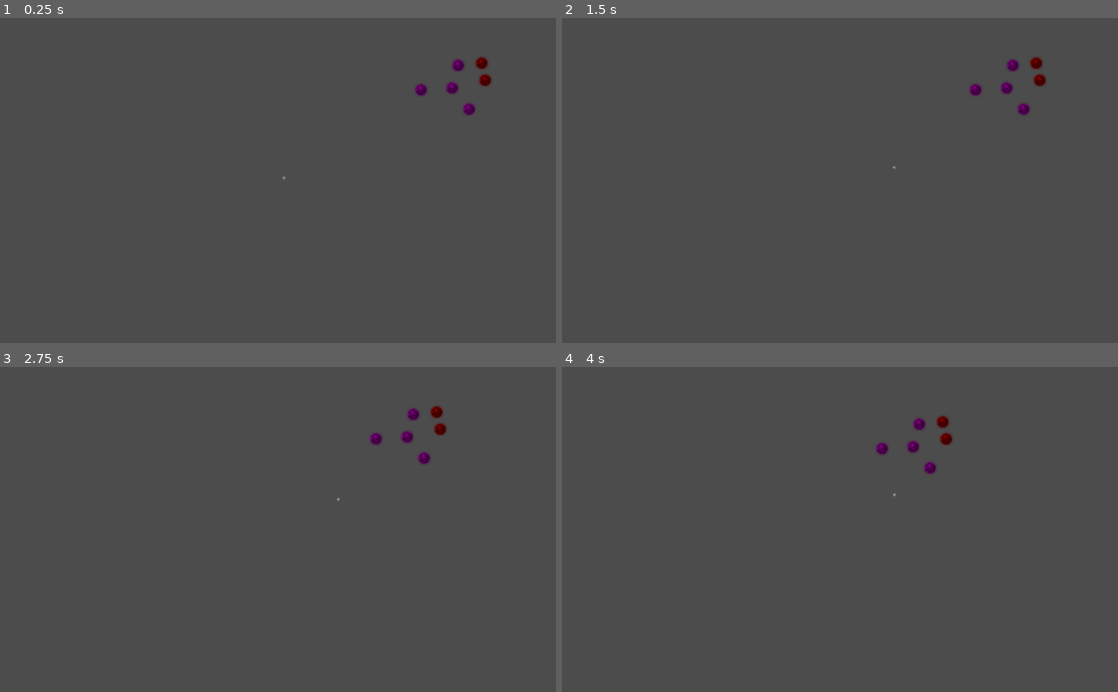
Above: before the commit, frames 1-4 (two rows, left to right).
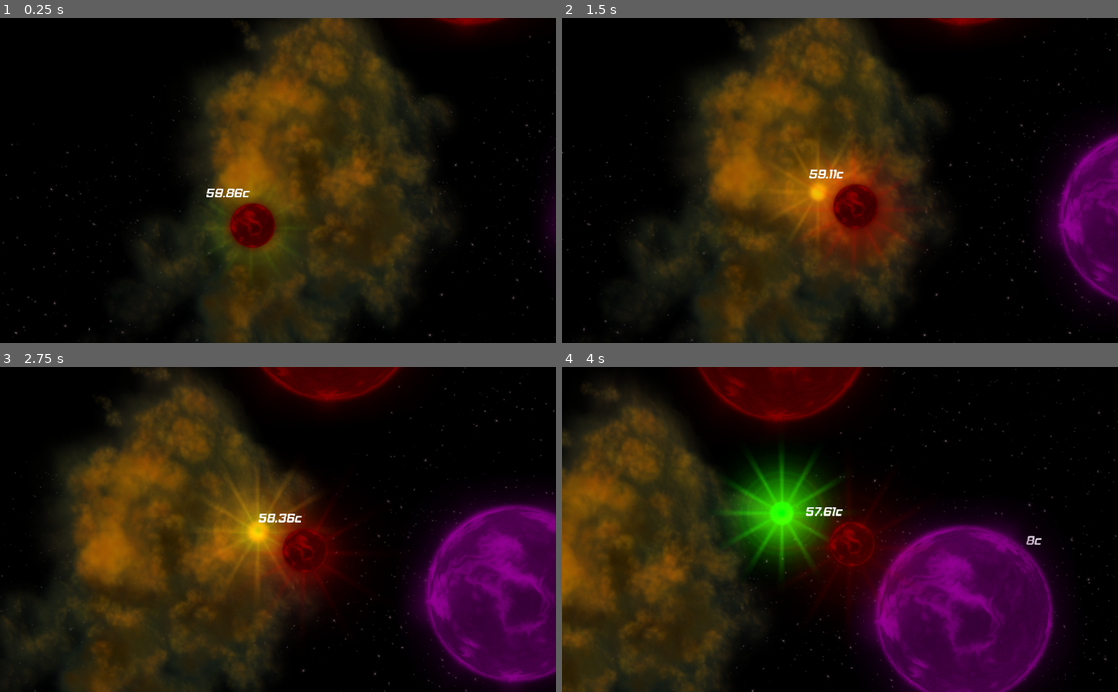
Above: after the commit, the same moments.

Repository: OneSleepyDev/GodotGameJam2018
Game: Godot game, scene res://Main.tscn
The game is run twice, just before and just after one commit, with the same random seed, the same clock (stepped at 60 frames per second) and the same inputs.
Inputs:
- Up to frame 1 (0.25 s): no input
- Up to frame 2 (1.5 s): hold Right (ui_right) 0.53-1.28 s; hold Left (ui_left) from 1.28 s (still down)
- Up to frame 3 (2.75 s): release Left (ui_left) at 2.03 s; hold Right (ui_right) from 2.03 s (still down)
- Up to frame 4 (4 s): release Right (ui_right) at 3.53 s; hold Left (ui_left) from 3.53 s (still down)

The runs differ from the first frame. In frame 1, 100% of the frame differs, in the area x 0-100%, y 0-100%; in frame 2, 100%; in frame 3, 100%; in frame 4, 100%.

Commit message:
Lots of things >_<
Added star to follow so you don't get lost, increased the sun's size. Added text that shows temp for all stars/planets

Diff:
--- a/Main.tscn
+++ b/Main.tscn
@@ -1,8 +1,16 @@
-[gd_scene load_steps=5 format=2]
+[gd_scene load_steps=13 format=2]
 
 [ext_resource path="res://Level.tscn" type="PackedScene" id=1]
 [ext_resource path="res://Planet.tscn" type="PackedScene" id=2]
-[ext_resource path="res://Star.tscn" type="PackedScene" id=3]
+[ext_resource path="res://assets/sun.png" type="Texture" id=3]
+[ext_resource path="res://assets/flare_01_0.png" type="Texture" id=4]
+[ext_resource path="res://Star.tscn" type="PackedScene" id=5]
+[ext_resource path="res://assets/font.ttf" type="DynamicFontData" id=6]
+
+[sub_resource type="CircleShape2D" id=5]
+
+custom_solver_bias = 0.0
+radius = 172.656
 
 [sub_resource type="Curve2D" id=1]
 
@@ -11,6 +19,67 @@
 "points": PoolVector2Array( 0, 0, 0, 0, 537.152, 10677.9, 0, 0, 0, 0, 14889.4, 3360.77 )
 }
 
+[sub_resource type="Curve" id=3]
+
+min_value = -1.0
+max_value = 1.0
+bake_resolution = 100
+_data = [ Vector2( 0, 1 ), 0.0, 0.0, 0, 0, Vector2( 1, 1 ), 0.0, 0.0, 0, 0 ]
+
+[sub_resource type="CurveTexture" id=4]
+
+flags = 4
+width = 2048
+curve = SubResource( 3 )
+
+[sub_resource type="ParticlesMaterial" id=2]
+
+render_priority = 0
+trail_divisor = 1
+emission_shape = 0
+flag_align_y = false
+flag_rotate_y = false
+flag_disable_z = true
+spread = 50.0
+flatness = 0.0
+gravity = Vector3( -10, 20, 0 )
+initial_velocity = 5.0
+initial_velocity_random = 1.0
+angular_velocity = 0.0
+angular_velocity_random = 0.0
+orbit_velocity = 0.0
+orbit_velocity_random = 0.0
+linear_accel = 0.0
+linear_accel_random = 0.0
+radial_accel = 0.0
+radial_accel_random = 0.0
+tangential_accel = 0.0
+tangential_accel_random = 0.0
+damping = 0.0
+damping_random = 0.0
+angle = 0.0
+angle_random = 0.0
+scale = 5.0
+scale_random = 1.0
+color = Color( 1, 1, 1, 1 )
+hue_variation = 1.0
+hue_variation_random = 1.0
+hue_variation_curve = SubResource( 4 )
+anim_speed = 0.0
+anim_speed_random = 0.0
+anim_offset = 0.0
+anim_offset_random = 0.0
+anim_loop = false
+_sections_unfolded = [ "Angle", "Angular Velocity", "Color", "Flags", "Gravity", "Hue Variation", "Initial Velocity", "Scale", "Spread" ]
+
+[sub_resource type="DynamicFont" id=6]
+
+size = 30
+use_mipmaps = false
+use_filter = false
+font_data = ExtResource( 6 )
+_sections_unfolded = [ "Font", "Settings" ]
+
 [node name="Main" type="Node2D" index="0"]
 
 [node name="Map" parent="." index="0" instance=ExtResource( 1 )]
@@ -18,38 +87,159 @@
 position = Vector2( -153.513, -0.589966 )
 cell_size = Vector2( 256, 256 )
 cell_custom_transform = Transform2D( 20, 0, 2, 1, 0, 0 )
-tile_data = PoolIntArray( 786490, 2, 0 )
-
-[node name="Planet" parent="." index="1" instance=ExtResource( 2 )]
-
-position = Vector2( 7286.61, 6336.18 )
-
-[node name="Planet2" parent="." index="2" instance=ExtResource( 2 )]
-
-position = Vector2( 8280.23, 6883.39 )
-_sections_unfolded = [ "Transform", "Z Index" ]
-
-[node name="Planet3" parent="." index="3" instance=ExtResource( 2 )]
-
-position = Vector2( 5915.89, 7239.59 )
-_sections_unfolded = [ "Transform", "Z Index" ]
-
-[node name="Planet4" parent="." index="4" instance=ExtResource( 2 )]
-
-position = Vector2( 7061.92, 7172.48 )
-_sections_unfolded = [ "Transform", "Z Index" ]
-
-[node name="Planet5" parent="." index="5" instance=ExtResource( 2 )]
-
-position = Vector2( 7686.56, 7951.99 )
-_sections_unfolded = [ "Transform", "Z Index" ]
-
-[node name="Planet6" parent="." index="6" instance=ExtResource( 2 )]
-
-position = Vector2( 8151.17, 6253.59 )
-_sections_unfolded = [ "Transform", "Z Index" ]
-
-[node name="Path2D" type="Path2D" parent="." index="7"]
+tile_data = PoolIntArray( 589877, 4, 0, 655411, 4, 0, 983092, 1, 0, 1048620, 1, 0, 1048636, 4, 0, 1179684, 1, 0, 1245214, 0, 0, 1310750, 4, 0, 1310767, 0, 0, 1376294, 4, 0, 1507352, 1, 0, 1507361, 0, 0, 1572900, 1, 0, 1638422, 0, 0, 1638426, 0, 0, 1638428, 4, 0, 1703967, 4, 0, 1769503, 1, 0, 1966100, 1, 0, 2097160, 0, 0, 2228241, 0, 0, 2359301, 4, 0, 2555905, 1, 0, 2555915, 0, 0, 2686975, 4, 0, 2686993, 4, 0 )
+
+[node name="planets" type="Node2D" parent="." index="1"]
+
+position = Vector2( 12912.4, 5793.17 )
+
+[node name="Planet" parent="planets" index="0" instance=ExtResource( 2 )]
+
+position = Vector2( -11346.7, 4796.2 )
+
+[node name="Planet2" parent="planets" index="1" instance=ExtResource( 2 )]
+
+position = Vector2( -11770.3, 4147.54 )
+_sections_unfolded = [ "Transform", "Z Index" ]
+
+[node name="Planet3" parent="planets" index="2" instance=ExtResource( 2 )]
+
+position = Vector2( -10983.6, 3812.94 )
+_sections_unfolded = [ "Transform", "Z Index" ]
+
+[node name="Planet4" parent="planets" index="3" instance=ExtResource( 2 )]
+
+position = Vector2( -10384.5, 4372.76 )
+_sections_unfolded = [ "Transform", "Z Index" ]
+
+[node name="Planet5" parent="planets" index="4" instance=ExtResource( 2 )]
+
+position = Vector2( -10470.2, 3310.33 )
+_sections_unfolded = [ "Transform", "Z Index" ]
+
+[node name="Planet6" parent="planets" index="5" instance=ExtResource( 2 )]
+
+position = Vector2( -9315.43, 3860.61 )
+_sections_unfolded = [ "Transform", "Z Index" ]
+
+[node name="Planet7" parent="planets" index="6" instance=ExtResource( 2 )]
+
+position = Vector2( -9621.86, 2851.74 )
+_sections_unfolded = [ "Transform", "Z Index" ]
+
+[node name="Planet8" parent="planets" index="7" instance=ExtResource( 2 )]
+
+position = Vector2( -5815.29, 1866.99 )
+_sections_unfolded = [ "Transform", "Z Index" ]
+
+[node name="Planet9" parent="planets" index="8" instance=ExtResource( 2 )]
+
+position = Vector2( -8725.11, 2591.81 )
+_sections_unfolded = [ "Transform", "Z Index" ]
+
+[node name="Planet10" parent="planets" index="9" instance=ExtResource( 2 )]
+
+position = Vector2( -7264.76, 1893.91 )
+_sections_unfolded = [ "Transform", "Z Index" ]
+
+[node name="Planet11" parent="planets" index="10" instance=ExtResource( 2 )]
+
+position = Vector2( -6521, 2203.44 )
+_sections_unfolded = [ "Transform", "Z Index" ]
+
+[node name="Planet12" parent="planets" index="11" instance=ExtResource( 2 )]
+
+position = Vector2( -7241.62, 2524.08 )
+_sections_unfolded = [ "Transform", "Z Index" ]
+
+[node name="Planet13" parent="planets" index="12" instance=ExtResource( 2 )]
+
+position = Vector2( -6370.49, 1471.88 )
+_sections_unfolded = [ "Transform", "Z Index" ]
+
+[node name="Planet14" parent="planets" index="13" instance=ExtResource( 2 )]
+
+position = Vector2( -8153.27, 3241.63 )
+_sections_unfolded = [ "Transform", "Z Index" ]
+
+[node name="Planet15" parent="planets" index="14" instance=ExtResource( 2 )]
+
+position = Vector2( -4972.08, 810.307 )
+_sections_unfolded = [ "Transform", "Z Index" ]
+
+[node name="Planet16" parent="planets" index="15" instance=ExtResource( 2 )]
+
+position = Vector2( -5237.63, 1466.35 )
+_sections_unfolded = [ "Transform", "Z Index" ]
+
+[node name="Planet17" parent="planets" index="16" instance=ExtResource( 2 )]
+
+position = Vector2( -4552.16, 1130.75 )
+_sections_unfolded = [ "Transform", "Z Index" ]
+
+[node name="Planet18" parent="planets" index="17" instance=ExtResource( 2 )]
+
+position = Vector2( -5635.81, 1164.97 )
+_sections_unfolded = [ "Transform", "Z Index" ]
+
+[node name="Planet19" parent="planets" index="18" instance=ExtResource( 2 )]
+
+position = Vector2( -3718.02, -354.642 )
+_sections_unfolded = [ "Transform", "Z Index" ]
+
+[node name="Planet24" parent="planets" index="19" instance=ExtResource( 2 )]
+
+position = Vector2( -314.601, -200.202 )
+_sections_unfolded = [ "Transform", "Z Index" ]
+
+[node name="Planet25" parent="planets" index="20" instance=ExtResource( 2 )]
+
+position = Vector2( -1630.21, -509.083 )
+_sections_unfolded = [ "Transform", "Z Index" ]
+
+[node name="Planet20" parent="planets" index="21" instance=ExtResource( 2 )]
+
+position = Vector2( -2265.13, 640.644 )
+_sections_unfolded = [ "Transform", "Z Index" ]
+
+[node name="Planet21" parent="planets" index="22" instance=ExtResource( 2 )]
+
+position = Vector2( -2528.25, -915.205 )
+_sections_unfolded = [ "Transform", "Z Index" ]
+
+[node name="Planet22" parent="planets" index="23" instance=ExtResource( 2 )]
+
+position = Vector2( -1298.45, 291.721 )
+_sections_unfolded = [ "Transform", "Z Index" ]
+
+[node name="Planet23" parent="planets" index="24" instance=ExtResource( 2 )]
+
+position = Vector2( -1584.45, -1418.57 )
+_sections_unfolded = [ "Transform", "Z Index" ]
+
+[node name="sun" type="Sprite" parent="." index="2"]
+
+position = Vector2( 17721.9, 1351.49 )
+scale = Vector2( 20, 20 )
+texture = ExtResource( 3 )
+_sections_unfolded = [ "Transform" ]
+
+[node name="Area2D" type="Area2D" parent="sun" index="0"]
+
+input_pickable = true
+gravity_vec = Vector2( 0, 1 )
+gravity = 98.0
+linear_damp = 0.1
+angular_damp = 1.0
+audio_bus_override = false
+audio_bus_name = "Master"
+
+[node name="CollisionShape2D" type="CollisionShape2D" parent="sun/Area2D" index="0"]
+
+position = Vector2( -17.6799, 13.2599 )
+shape = SubResource( 5 )
+
+[node name="Path2D" type="Path2D" parent="." index="3"]
 
 self_modulate = Color( 0.5, 0.6, 1, 0.7 )
 position = Vector2( 51.623, -30.9737 )
@@ -66,6 +256,80 @@
 loop = true
 lookahead = 4.0
 
-[node name="Star" parent="Path2D/PathFollow2D" index="0" instance=ExtResource( 3 )]
+[node name="Particles2D2" type="Particles2D" parent="Path2D/PathFollow2D" index="0"]
+
+modulate = Color( 0.996094, 0.84471, 0.0272369, 1 )
+show_behind_parent = true
+position = Vector2( 21.5519, -18.3799 )
+emitting = true
+amount = 3
+lifetime = 1.0
+one_shot = false
+preprocess = 0.0
+speed_scale = 1.0
+explosiveness = 0.0
+randomness = 0.0
+fixed_fps = 0
+fract_delta = true
+visibility_rect = Rect2( -100, -100, 200, 200 )
+local_coords = true
+draw_order = 0
+process_material = SubResource( 2 )
+texture = ExtResource( 4 )
+normal_map = null
+h_frames = 1
+v_frames = 1
+_sections_unfolded = [ "Material", "Process Material", "Textures", "Transform", "Visibility" ]
+
+[node name="Star" parent="Path2D/PathFollow2D" index="1" instance=ExtResource( 5 )]
 
 position = Vector2( 21.9922, -21.9004 )
+
+[node name="Particles2D" type="Particles2D" parent="Path2D/PathFollow2D/Star" index="3"]
+
+show_behind_parent = true
+position = Vector2( -0.440247, 3.52051 )
+emitting = true
+amount = 3
+lifetime = 1.0
+one_shot = false
+preprocess = 0.0
+speed_scale = 1.0
+explosiveness = 0.0
+randomness = 0.0
+fixed_fps = 0
+fract_delta = true
+visibility_rect = Rect2( -100, -100, 200, 200 )
+local_coords = true
+draw_order = 0
+process_material = SubResource( 2 )
+texture = ExtResource( 4 )
+normal_map = null
+h_frames = 1
+v_frames = 1
+_sections_unfolded = [ "Material", "Process Material", "Textures", "Transform", "Visibility" ]
+
+[node name="Label" type="Label" parent="Path2D/PathFollow2D/Star" index="4"]
+
+anchor_left = 0.0
+anchor_top = 0.0
+anchor_right = 0.0
+anchor_bottom = 0.0
+margin_left = -109.0
+margin_top = -94.0
+margin_right = 736.0
+margin_bottom = 387.0
+rect_pivot_offset = Vector2( 0, 0 )
+rect_clip_content = false
+mouse_filter = 2
+mouse_default_cursor_shape = 0
+size_flags_horizontal = 1
+size_flags_vertical = 4
+custom_fonts/font = SubResource( 6 )
+text = "c"
+percent_visible = 1.0
+lines_skipped = 0
+max_lines_visible = -1
+_sections_unfolded = [ "custom_fonts" ]
+
+[connection signal="body_entered" from="sun/Area2D" to="Path2D/PathFollow2D/Star" method="_on_Area2D_body_entered"]
--- a/Planet.gd
+++ b/Planet.gd
@@ -15,14 +15,17 @@
 	isBad = bool(round(rand_range(0,1)))
 	amountOfImpact = round(rand_range(MINIMUM_IMPACT,MAXIMUM_IMPACT))
 	if amountOfImpact >= 45 && isBad == false:
+		get_node("Label").set_text(String(amountOfImpact)+"c")
 		blue = 1
 		red = .8
 		green = .8
 	if amountOfImpact < 45 && amountOfImpact >= 0  && isBad == false:
+		get_node("Label").set_text(String(amountOfImpact)+"c")
 		blue = .6
 		red = .6
 		green = 0
 	if isBad:
+		get_node("Label").set_text("-"+String(amountOfImpact)+"c")
 		blue = 0
 		red = .6
 		green = 0
@@ -31,6 +34,6 @@
 
 func _on_Area2D_body_entered(body):
 	if isBad:
-		get_node("../Path2D/PathFollow2D/Star")._add_temp(amountOfImpact*-1)
+		get_node("../../Path2D/PathFollow2D/Star")._add_temp(amountOfImpact*-1)
 	else:
-		get_node("../Path2D/PathFollow2D/Star")._add_temp(amountOfImpact)
+		get_node("../../Path2D/PathFollow2D/Star")._add_temp(amountOfImpact)
--- a/Planet.tscn
+++ b/Planet.tscn
@@ -1,7 +1,16 @@
-[gd_scene load_steps=4 format=2]
+[gd_scene load_steps=6 format=2]
 
 [ext_resource path="res://Planet.gd" type="Script" id=1]
-[ext_resource path="res://assets/red_giant.png" type="Texture" id=2]
+[ext_resource path="res://assets/font.ttf" type="DynamicFontData" id=2]
+[ext_resource path="res://assets/red_giant.png" type="Texture" id=3]
+
+[sub_resource type="DynamicFont" id=2]
+
+size = 30
+use_mipmaps = false
+use_filter = false
+font_data = ExtResource( 2 )
+_sections_unfolded = [ "Font", "Settings" ]
 
 [sub_resource type="CircleShape2D" id=1]
 
@@ -12,9 +21,32 @@
 
 script = ExtResource( 1 )
 
-[node name="giant" type="Sprite" parent="." index="0"]
+[node name="Label" type="Label" parent="." index="0"]
 
-texture = ExtResource( 2 )
+anchor_left = 0.0
+anchor_top = 0.0
+anchor_right = 0.0
+anchor_bottom = 0.0
+margin_left = 142.0
+margin_top = -188.0
+margin_right = 206.0
+margin_bottom = -151.0
+rect_pivot_offset = Vector2( 0, 0 )
+rect_clip_content = false
+mouse_filter = 2
+mouse_default_cursor_shape = 0
+size_flags_horizontal = 1
+size_flags_vertical = 4
+custom_fonts/font = SubResource( 2 )
+text = "c"
+percent_visible = 1.0
+lines_skipped = 0
+max_lines_visible = -1
+_sections_unfolded = [ "custom_fonts" ]
+
+[node name="giant" type="Sprite" parent="." index="1"]
+
+texture = ExtResource( 3 )
 _sections_unfolded = [ "Transform" ]
 
 [node name="Area2D" type="Area2D" parent="giant" index="0"]
--- a/Star.gd
+++ b/Star.gd
@@ -1,8 +1,11 @@
 extends KinematicBody2D
 
-const SPEED = 1200
+var SPEED = 400
 var motion = Vector2()
-var temp = 100
+var temp = 60
+var red
+var green
+var blue
 
 
 # Thank you GDquest!
@@ -12,10 +15,38 @@
 func _add_temp(temperature):
 	temp += temperature
 
+func _stats_change():
+	if temp >= 100:
+		blue = 1
+		red = .9
+		green = .9
+		SPEED = 300
+	if temp <100 && temp > 70:
+		blue = .6
+		red = .6
+		green = .5
+		SPEED = 200
+	if temp < 70 && temp > 40:
+		blue = 0
+		red = .6
+		green = 0
+		SPEED = 150
+	if temp <= 40:
+		blue = 0
+		red = .6
+		green = 0
+		SPEED = 100
+	get_node("sprite").set_modulate(Color(red,green,blue))
+	get_node("Particles2D").set_modulate(Color(red,green,blue))
+
 func _physics_process(delta):
-	# Lower the temperture as it goes on
+	get_node("Label").set_text(String(temp)+"c")
+	# Lower the temperture as time goes on
 	temp -= .01
-	print(temp)
+	#if temp <=0:
+	#	get_tree
+	_stats_change()
+
 
 	# Send toward the sun on the path
 	get_parent().set_offset(get_parent().get_offset() + SPEED *delta)
@@ -32,3 +63,6 @@
 	motion = cartesian_to_isometric(motion)
 
 	move_and_slide(motion)
+
+
+#func _on_Area2D_body_entered(body):
--- a/Star.tscn
+++ b/Star.tscn
@@ -6,7 +6,7 @@
 [sub_resource type="CircleShape2D" id=1]
 
 custom_solver_bias = 0.0
-radius = 6.25669
+radius = 50.0934
 
 [node name="Star" type="KinematicBody2D" index="0"]
 
@@ -20,7 +20,7 @@
 "_edit_group_": true
 }
 
-[node name="Sprite" type="Sprite" parent="." index="0"]
+[node name="sprite" type="Sprite" parent="." index="0"]
 
 scale = Vector2( 0.25, 0.25 )
 texture = ExtResource( 2 )
@@ -28,11 +28,11 @@
 
 [node name="Camera2D" type="Camera2D" parent="." index="1"]
 
-offset = Vector2( 20, -30 )
+offset = Vector2( 90, -120 )
 anchor_mode = 1
 rotating = false
 current = true
-zoom = Vector2( 20, 20 )
+zoom = Vector2( 1.25, 1.25 )
 limit_left = -10000000
 limit_top = -10000000
 limit_right = 10000005
@@ -57,3 +57,4 @@
 
 position = Vector2( -0.230835, 2.69308 )
 shape = SubResource( 1 )
+_sections_unfolded = [ "Transform" ]
--- a/project.godot
+++ b/project.godot
@@ -16,4 +16,5 @@
 
 [rendering]
 
+environment/default_clear_color=Color( 0, 0, 0, 1 )
 environment/default_environment="res://default_env.tres"
--- a/space.tres
+++ b/space.tres
@@ -1,9 +1,10 @@
-[gd_resource type="TileSet" load_steps=7 format=2]
+[gd_resource type="TileSet" load_steps=8 format=2]
 
 [ext_resource path="res://assets/cold_nebula.png" type="Texture" id=1]
 [ext_resource path="res://assets/hot_nebula.png" type="Texture" id=2]
 [ext_resource path="res://assets/sun.png" type="Texture" id=3]
 [ext_resource path="res://assets/red_giant.png" type="Texture" id=4]
+[ext_resource path="res://assets/background.png" type="Texture" id=5]
 
 [sub_resource type="CircleShape2D" id=1]
 
@@ -63,3 +64,12 @@
 "shape": SubResource( 2 ),
 "shape_transform": Transform2D( 1, 0, 0, 1, 290, 290 )
 } ]
+4/name = "background"
+4/texture = ExtResource( 5 )
+4/tex_offset = Vector2( 0, 0 )
+4/modulate = Color( 1, 1, 1, 1 )
+4/region = Rect2( 0, 0, 3000, 1530 )
+4/is_autotile = false
+4/occluder_offset = Vector2( 1500, 765 )
+4/navigation_offset = Vector2( 1500, 765 )
+4/shapes = [  ]
--- a/tiles.tscn
+++ b/tiles.tscn
@@ -1,9 +1,10 @@
-[gd_scene load_steps=7 format=2]
+[gd_scene load_steps=8 format=2]
 
 [ext_resource path="res://assets/cold_nebula.png" type="Texture" id=1]
 [ext_resource path="res://assets/hot_nebula.png" type="Texture" id=2]
 [ext_resource path="res://assets/sun.png" type="Texture" id=3]
 [ext_resource path="res://assets/red_giant.png" type="Texture" id=4]
+[ext_resource path="res://assets/background.png" type="Texture" id=5]
 
 [sub_resource type="CircleShape2D" id=1]
 
@@ -67,3 +68,8 @@
 [node name="CollisionShape2D" type="CollisionShape2D" parent="red_giant/StaticBody2D" index="0"]
 
 shape = SubResource( 2 )
+
+[node name="background" type="Sprite" parent="." index="4"]
+
+position = Vector2( 1668.4, 81.9437 )
+texture = ExtResource( 5 )
Binary file added: assets/background.png
